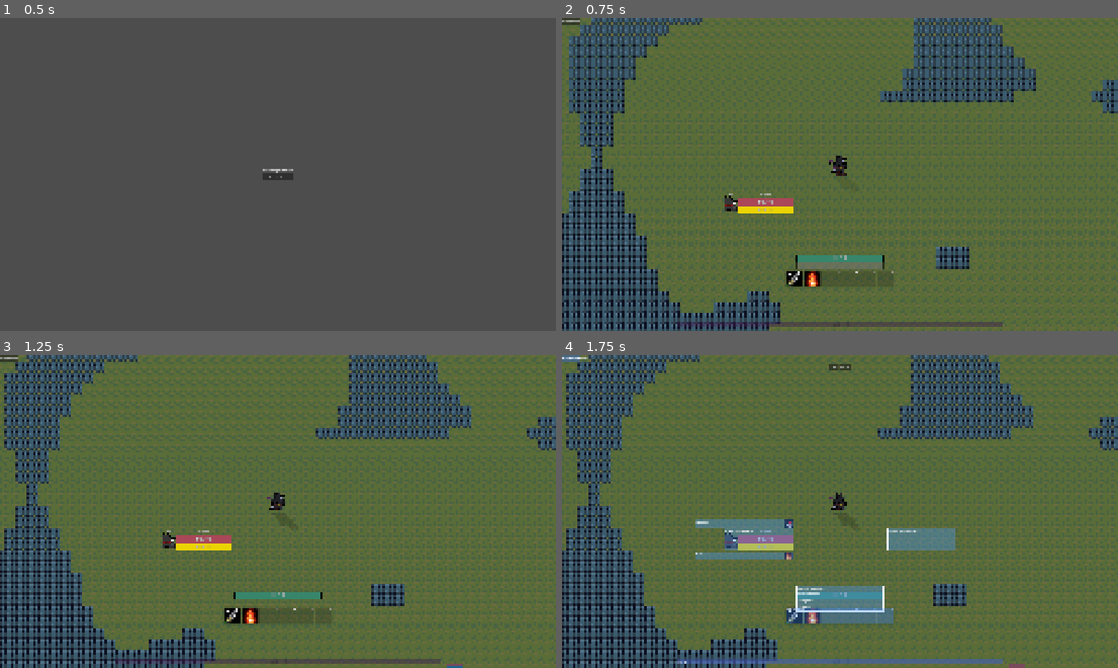
Above: before the commit, frames 1-4 (two rows, left to right).
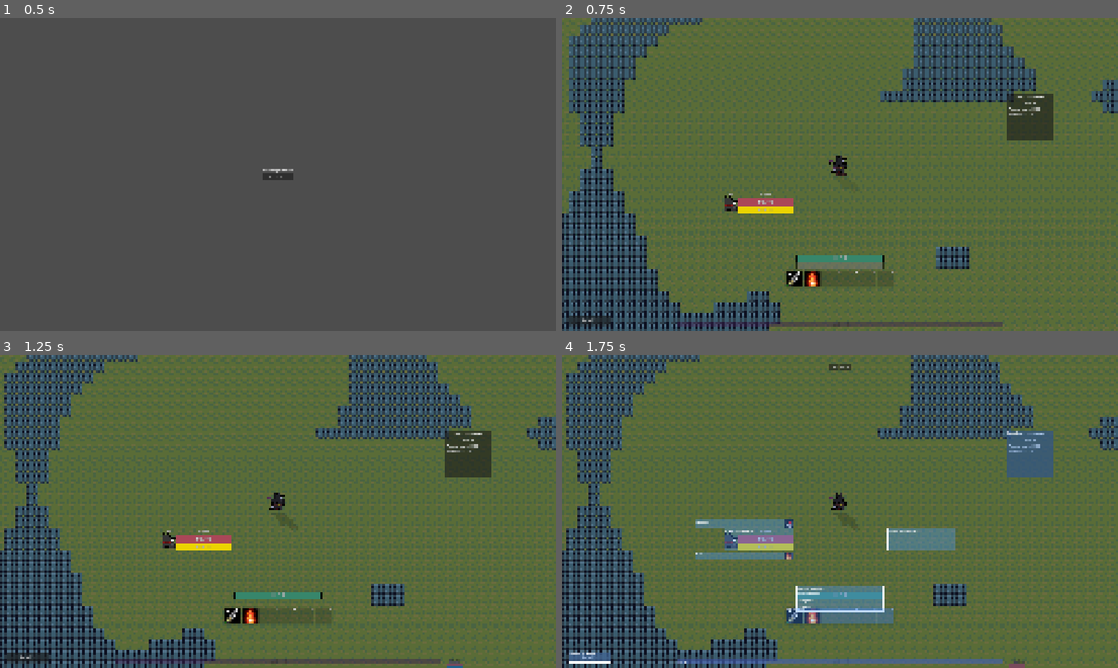
Above: after the commit, the same moments.

Repository: NicholasIzosimov/2D-Platformer
Game: Godot game, scene res://Scenes/main_menu.tscn
Same seed, same stepped clock (60 frames per second), same inputs: the game is played once before the commit and once after it.
Inputs:
- Up to frame 1 (0.5 s): no input
- Up to frame 2 (0.75 s): click "Start Run" at 0.5 s
- Up to frame 3 (1.25 s): no input
- Up to frame 4 (1.75 s): click "Unlock UI" at 1.25 s

Frame 1 is identical in both runs. In frame 2, 1.5% of the frame differs, in the area x 0-89%, y 0-99%; in frame 3, 1.5%; in frame 4, 1.6%.

Commit message:
Random kill quests, quest log, action icon, name labels
- Quest resource + QuestDirector: random kill-10 quest from the spawn table whenever none is active, 10% level XP, auto-complete
- Quest log in HUD (L toggles, no pause); bag pane no longer pauses
- ActionIcon (animated, per-action animations) marks quest targets; NameLabel above enemy health bars
- Docs updated

Co-Authored-By: Claude Opus 5.5 <noreply@anthropic.com>

Diff:
--- /dev/null
+++ b/Resources/Animations/action_icons.tres
@@ -0,0 +1,53 @@
+[gd_resource type="SpriteFrames" format=3 uid="uid://bmhlsjo540hqv"]
+
+[ext_resource type="Texture2D" uid="uid://bxe8osm7mlakj" path="res://Assets/UI/exclamation_mark.png" id="1_26amd"]
+
+[sub_resource type="AtlasTexture" id="AtlasTexture_43wb8"]
+atlas = ExtResource("1_26amd")
+region = Rect2(0, 0, 32, 32)
+
+[sub_resource type="AtlasTexture" id="AtlasTexture_uupgn"]
+atlas = ExtResource("1_26amd")
+region = Rect2(32, 0, 32, 32)
+
+[sub_resource type="AtlasTexture" id="AtlasTexture_tm5uc"]
+atlas = ExtResource("1_26amd")
+region = Rect2(64, 0, 32, 32)
+
+[sub_resource type="AtlasTexture" id="AtlasTexture_rtmhc"]
+atlas = ExtResource("1_26amd")
+region = Rect2(96, 0, 32, 32)
+
+[sub_resource type="AtlasTexture" id="AtlasTexture_6wcka"]
+atlas = ExtResource("1_26amd")
+region = Rect2(128, 0, 32, 32)
+
+[sub_resource type="AtlasTexture" id="AtlasTexture_0y265"]
+atlas = ExtResource("1_26amd")
+region = Rect2(160, 0, 32, 32)
+
+[resource]
+animations = [{
+"frames": [{
+"duration": 1.0,
+"texture": SubResource("AtlasTexture_43wb8")
+}, {
+"duration": 1.0,
+"texture": SubResource("AtlasTexture_uupgn")
+}, {
+"duration": 1.0,
+"texture": SubResource("AtlasTexture_tm5uc")
+}, {
+"duration": 1.0,
+"texture": SubResource("AtlasTexture_rtmhc")
+}, {
+"duration": 1.0,
+"texture": SubResource("AtlasTexture_6wcka")
+}, {
+"duration": 1.0,
+"texture": SubResource("AtlasTexture_0y265")
+}],
+"loop": 1,
+"name": &"quest_target",
+"speed": 9.0
+}]
--- a/Scenes/Unit.tscn
+++ b/Scenes/Unit.tscn
@@ -10,8 +10,11 @@
 [ext_resource type="Script" uid="uid://cdnq7w2sfu37e" path="res://Scripts/combat_handler.gd" id="6_ppost"]
 [ext_resource type="Script" uid="uid://cehn4vot2wra" path="res://Scripts/debuff_container.gd" id="8_b652i"]
 [ext_resource type="Script" uid="uid://flt2a5sho8vk" path="res://Scripts/level_label.gd" id="8_raq51"]
+[ext_resource type="SpriteFrames" uid="uid://bmhlsjo540hqv" path="res://Resources/Animations/action_icons.tres" id="9_4rtpo"]
+[ext_resource type="Script" uid="uid://c3troea6b8i1f" path="res://Scripts/action_icon.gd" id="9_742ik"]
 [ext_resource type="Resource" uid="uid://c2cw31vjqcfij" path="res://Resources/UI/level_colors.tres" id="9_tuv1f"]
 [ext_resource type="PackedScene" uid="uid://d0cpyodsk2niv" path="res://Scenes/debuff_icon.tscn" id="9_wmjhw"]
+[ext_resource type="Script" uid="uid://c7a2c75i16i6g" path="res://Scripts/name_label.gd" id="11_lwciq"]
 [ext_resource type="Texture2D" uid="uid://hk2fgwo38y5n" path="res://Assets/UI/InCombat.png" id="12_v8cch"]
 [ext_resource type="Script" uid="uid://crh1ik4k8qyl3" path="res://Scripts/combat_icon.gd" id="13_bn6fq"]
 [ext_resource type="Script" uid="uid://cn744cbf4xl18" path="res://Scripts/target_indicator.gd" id="13_ikfb6"]
@@ -118,6 +121,14 @@
 theme_override_styles/fill = SubResource("StyleBoxFlat_x1v5g")
 show_percentage = false
 script = ExtResource("1_x1v5g")
+
+[node name="ActionIcon" type="AnimatedSprite2D" parent="Bars/HealthBar" unique_id=483853817]
+texture_filter = 1
+position = Vector2(35, -35)
+sprite_frames = ExtResource("9_4rtpo")
+animation = &"quest_target"
+frame_progress = 0.52931744
+script = ExtResource("9_742ik")
 
 [node name="LevelLabel" type="Label" parent="Bars/HealthBar" unique_id=803717281]
 layout_mode = 1
@@ -134,6 +145,7 @@
 grow_vertical = 0
 theme_override_constants/outline_size = 4
 theme_override_font_sizes/font_size = 21
+text = "lv."
 horizontal_alignment = 1
 vertical_alignment = 1
 script = ExtResource("8_raq51")
@@ -156,6 +168,22 @@
 expand_mode = 1
 stretch_mode = 5
 script = ExtResource("13_bn6fq")
+
+[node name="NameLabel" type="Label" parent="Bars/HealthBar" unique_id=1679015921]
+layout_mode = 1
+anchors_preset = 5
+anchor_left = 0.5
+anchor_right = 0.5
+offset_left = -26.5
+offset_top = -17.0
+offset_right = 26.5
+offset_bottom = 9.0
+grow_horizontal = 2
+theme_override_constants/outline_size = 4
+theme_override_font_sizes/font_size = 14
+text = "Name"
+horizontal_alignment = 1
+script = ExtResource("11_lwciq")
 
 [node name="TargetArrows" type="Node2D" parent="Bars" unique_id=1589329949]
 visible = false
--- a/Scenes/combat_scene.tscn
+++ b/Scenes/combat_scene.tscn
@@ -20,6 +20,7 @@
 [ext_resource type="Script" uid="uid://4nvgpejblxaf" path="res://Scripts/spawn_director.gd" id="16_y63gj"]
 [ext_resource type="Resource" uid="uid://brgvfw2nty8s5" path="res://Resources/Spawning/spawn_table.tres" id="17_1br8s"]
 [ext_resource type="Script" uid="uid://dgv1x1fa5gbcc" path="res://Scripts/moon_light.gd" id="19_ej3m1"]
+[ext_resource type="Script" uid="uid://vl1x00ipjii7" path="res://Scripts/quest_director.gd" id="20_kikm5"]
 [ext_resource type="Script" uid="uid://bmutwim3mttm1" path="res://Scripts/shadow_layers.gd" id="21_l8kal"]
 
 [sub_resource type="TileSetAtlasSource" id="TileSetAtlasSource_cy4jt"]
@@ -239,6 +240,10 @@
 max_enemies = 20
 spawn_interval = 0.5
 
+[node name="QuestDirector" type="Node" parent="." unique_id=404889286]
+script = ExtResource("20_kikm5")
+spawn_table = ExtResource("17_1br8s")
+
 [node name="CanvasModulate" type="CanvasModulate" parent="." unique_id=465484896]
 color = Color(0.54901963, 0.54901963, 0.6509804, 1)
 
--- a/Scenes/hud.tscn
+++ b/Scenes/hud.tscn
@@ -13,6 +13,7 @@
 [ext_resource type="PackedScene" uid="uid://d0cpyodsk2niv" path="res://Scenes/debuff_icon.tscn" id="11_4f5kr"]
 [ext_resource type="Texture2D" uid="uid://bfcikulr0jk3b" path="res://Assets/AbilityIcons/GushingWound.png" id="11_piegi"]
 [ext_resource type="Texture2D" uid="uid://s8yki6rbu1rc" path="res://Assets/AbilityIcons/warmth.png" id="12_i2avg"]
+[ext_resource type="PackedScene" uid="uid://o0hb40hrjtx0" path="res://Scenes/quest_log.tscn" id="14_1a2va"]
 
 [sub_resource type="StyleBoxFlat" id="StyleBoxFlat_lw07u"]
 bg_color = Color(0.19769236, 0.18554819, 0.20661426, 0.67058825)
@@ -211,9 +212,12 @@
 vertical_alignment = 1
 
 [node name="UnlockUIButton" type="Button" parent="." unique_id=1205660125]
+custom_minimum_size = Vector2(200, 50)
 layout_mode = 0
-offset_right = 8.0
-offset_bottom = 8.0
+offset_left = 26.0
+offset_top = 1365.0
+offset_right = 226.0
+offset_bottom = 1415.0
 focus_mode = 0
 text = "Unlock UI"
 
@@ -263,3 +267,10 @@
 grow_vertical = 2
 script = ExtResource("9_7gr8i")
 unlock_button = NodePath("../UnlockUIButton")
+
+[node name="QuestLog" parent="." unique_id=66372932 instance=ExtResource("14_1a2va")]
+layout_mode = 0
+offset_left = 2047.0
+offset_top = 345.0
+offset_right = 2263.0
+offset_bottom = 561.0
--- /dev/null
+++ b/Scenes/quest_log.tscn
@@ -0,0 +1,29 @@
+[gd_scene format=3 uid="uid://o0hb40hrjtx0"]
+
+[ext_resource type="Script" uid="uid://buole2ssqgsys" path="res://Scripts/quest_log.gd" id="1_7qtf1"]
+
+[node name="QuestLog" type="PanelContainer" unique_id=66372932]
+offset_right = 40.0
+offset_bottom = 40.0
+script = ExtResource("1_7qtf1")
+
+[node name="MarginContainer" type="MarginContainer" parent="." unique_id=985819716]
+layout_mode = 2
+theme_override_constants/margin_left = 8
+theme_override_constants/margin_top = 8
+theme_override_constants/margin_right = 8
+theme_override_constants/margin_bottom = 8
+
+[node name="VBoxContainer" type="VBoxContainer" parent="MarginContainer" unique_id=393130656]
+custom_minimum_size = Vector2(200, 200)
+layout_mode = 2
+
+[node name="Quests" type="Label" parent="MarginContainer/VBoxContainer" unique_id=1011099132]
+layout_mode = 2
+text = "(Press \"L\" to Hide)
+Quests:"
+horizontal_alignment = 1
+
+[node name="QuestList" type="VBoxContainer" parent="MarginContainer/VBoxContainer" unique_id=329118752]
+unique_name_in_owner = true
+layout_mode = 2
--- /dev/null
+++ b/Scripts/ResourceScripts/quest.gd
@@ -0,0 +1,14 @@
+extends Resource
+
+class_name Quest
+
+@export var target: UnitData
+@export var required: int = 10
+@export var progress: int = 0
+@export var xp_reward: float = 0.0
+
+func is_complete() -> bool:
+	return progress >= required
+
+func describe() -> String:
+	return "%s slain: %d/%d" % [target.name, progress, required]
--- a/Scripts/States/player_state.gd
+++ b/Scripts/States/player_state.gd
@@ -18,6 +18,7 @@
 var xp_curve: XpCurve
 var bag_size: int = 16
 var bag: Array[ItemData] = []
+var quests: Array[Quest] = []
 
 signal loadout_changed
 signal gold_changed(new_amount)
@@ -27,6 +28,8 @@
 signal talents_changed
 signal gear_changed
 signal bag_changed
+signal quests_changed
+signal quest_completed(quest)
 
 func _init() -> void:
 	xp_curve = load("res://Resources/Progression/xp_curve.tres")
@@ -45,6 +48,7 @@
 	talent_points = 0
 	talent_ranks.clear()
 	equipped_gear.clear()
+	quests.clear()
 	for i in player_data.abilities.size():
 		equip_ability(learn_ability(player_data.abilities[i]), i)
 	bag.clear()
@@ -204,3 +208,24 @@
 		return false
 	add_to_bag(unequip_item(slot))
 	return true
+
+func add_quest(quest: Quest) -> void:
+	quests.append(quest)
+	quests_changed.emit()
+
+func register_kill(unit_data: UnitData) -> void:
+	for quest in quests.duplicate():
+		if quest.target != unit_data:
+			continue
+		quest.progress += 1
+		if quest.is_complete():
+			complete_quest(quest)
+	quests_changed.emit()
+
+func complete_quest(quest: Quest) -> void:
+	quests.erase(quest)
+	add_xp(quest.xp_reward)
+	quest_completed.emit(quest)
+
+func is_quest_target(unit_data: UnitData) -> bool:
+	return quests.any(func(quest): return quest.target == unit_data)
--- a/Scripts/States/player_state_loader.gd
+++ b/Scripts/States/player_state_loader.gd
@@ -9,6 +9,8 @@
 	stats.set_level(PlayerState.level)
 	PlayerState.bonus_stat_changed.connect(_on_bonus_stat_changed)
 	PlayerState.gear_changed.connect(_on_gear_changed)
+	get_node("../CombatHandler").unit_killed.connect(_on_unit_killed)
+	PlayerState.quest_completed.connect(_on_quest_completed)
 
 func _on_gear_changed() -> void:
 	get_node("../UnitStats").weapon_speed = PlayerState.weapon_speed()
@@ -21,3 +23,9 @@
 
 func _on_bonus_stat_changed(stat: Stat.Type, amount: float) -> void:
 	get_node("../UnitStats").modify_stat(stat, amount)
+
+func _on_unit_killed(unit: Node) -> void:
+	PlayerState.register_kill(unit.get_node("UnitStats").unit_data)
+
+func _on_quest_completed(_quest: Quest) -> void:
+	get_node("../CombatTextSpawner").spawn_text("Quest Complete!", Color(1.0, 0.85, 0.2), 40)
--- /dev/null
+++ b/Scripts/action_icon.gd
@@ -0,0 +1,24 @@
+extends AnimatedSprite2D
+
+enum Action {NONE, QUEST_TARGET}
+
+var stats: Node
+
+func _ready() -> void:
+	stats = owner.get_node("UnitStats")
+	PlayerState.quests_changed.connect(refresh)
+	stats.died.connect(refresh)
+	refresh()
+
+func refresh() -> void:
+	var key: String = Action.keys()[current_action()].to_lower()
+	visible = key != "none" and sprite_frames.has_animation(key)
+	if visible:
+		play(key)
+
+func current_action() -> Action:
+	if stats.is_dead:
+		return Action.NONE
+	if PlayerState.is_quest_target(stats.unit_data):
+		return Action.QUEST_TARGET
+	return Action.NONE
--- a/Scripts/bag_pane.gd
+++ b/Scripts/bag_pane.gd
@@ -4,7 +4,6 @@
 var slots: Array = []
 
 func _ready() -> void:
-	add_to_group("pause_panes")
 	visible = false
 	process_mode = Node.PROCESS_MODE_ALWAYS
 	for i in PlayerState.bag_size:
@@ -22,7 +21,6 @@
 
 func toggle() -> void:
 	visible = not visible
-	get_tree().paused = get_tree().get_nodes_in_group("pause_panes").any(func(pane): return pane.visible)
 
 func refresh() -> void:
 	for i in slots.size():
--- /dev/null
+++ b/Scripts/name_label.gd
@@ -0,0 +1,7 @@
+extends Label
+
+func _ready() -> void:
+	if owner.is_in_group("player"):
+		hide()
+		return
+	text = owner.get_node("UnitStats").unit_data.name
--- /dev/null
+++ b/Scripts/quest_director.gd
@@ -0,0 +1,21 @@
+extends Node
+
+@export var spawn_table: SpawnTable
+@export var kill_count: int = 10
+@export var xp_fraction: float = 0.1
+
+func _ready() -> void:
+	PlayerState.quests_changed.connect(ensure_quest)
+	ensure_quest()
+
+func ensure_quest() -> void:
+	if not PlayerState.quests.is_empty():
+		return
+	var target: UnitData = spawn_table.pick(PlayerState.level)
+	if target == null:
+		return
+	var quest := Quest.new()
+	quest.target = target
+	quest.required = kill_count
+	quest.xp_reward = PlayerState.xp_to_next_level() * xp_fraction
+	PlayerState.add_quest(quest)
--- /dev/null
+++ b/Scripts/quest_log.gd
@@ -0,0 +1,35 @@
+extends PanelContainer
+
+var shown: bool = true
+
+func _ready() -> void:
+	add_to_group("layout_preview")
+	process_mode = Node.PROCESS_MODE_ALWAYS
+	visible = shown
+	PlayerState.quests_changed.connect(refresh)
+	refresh()
+
+func _unhandled_input(event: InputEvent) -> void:
+	if event.is_action_pressed("quest_log"):
+		shown = not shown
+		visible = shown
+		get_viewport().set_input_as_handled()
+
+func set_preview(value: bool) -> void:
+	visible = value or shown
+
+func refresh() -> void:
+	for child in %QuestList.get_children():
+		%QuestList.remove_child(child)
+		child.queue_free()
+	if PlayerState.quests.is_empty():
+		add_line("No active quests", Color.GRAY)
+	for quest in PlayerState.quests:
+		add_line(quest.describe(), Color.WHITE)
+		add_line("Reward: %d XP" % roundi(quest.xp_reward), Color.GRAY)
+
+func add_line(text: String, color: Color) -> void:
+	var label := Label.new()
+	label.text = text
+	label.add_theme_color_override("font_color", color)
+	%QuestList.add_child(label)
--- a/project.godot
+++ b/project.godot
@@ -138,6 +138,11 @@
 "events": [Object(InputEventKey,"resource_local_to_scene":false,"resource_name":"","device":-1,"window_id":0,"alt_press …(191 unchanged characters)…
 ]
 }
+quest_log={
+"deadzone": 0.2,
+"events": [Object(InputEventKey,"resource_local_to_scene":false,"resource_name":"","device":-1,"window_id":0,"alt_pressed":false,"shift_pressed":false,"ctrl_pressed":false,"meta_pressed":false,"pressed":false,"keycode":0,"physical_keycode":76,"key_label":0,"unicode":108,"location":0,"echo":false,"script":null)
+]
+}
 
 [layer_names]
 
Binary file added: Assets/UI/exclamation_mark.png
Not shown, added: Assets/UI/exclamation_mark.png.import
Binary file added: Assets/UI/quest_requirement_icon.png
Not shown, added: Assets/UI/quest_requirement_icon.png.import
Not shown, added: Scripts/ResourceScripts/quest.gd.uid
Not shown, added: Scripts/action_icon.gd.uid
Not shown, added: Scripts/name_label.gd.uid
Not shown, added: Scripts/quest_director.gd.uid
Not shown, added: Scripts/quest_log.gd.uid
Not shown, changed: CLAUDE.md
Not shown, changed: docs/todo.md
